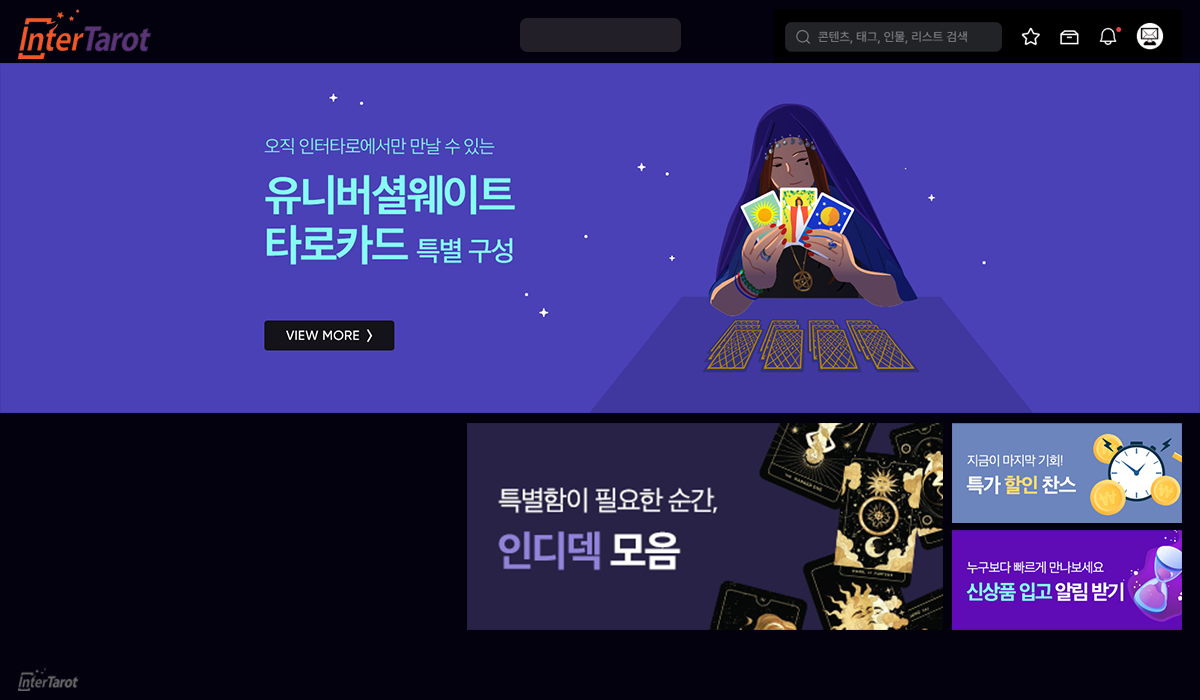
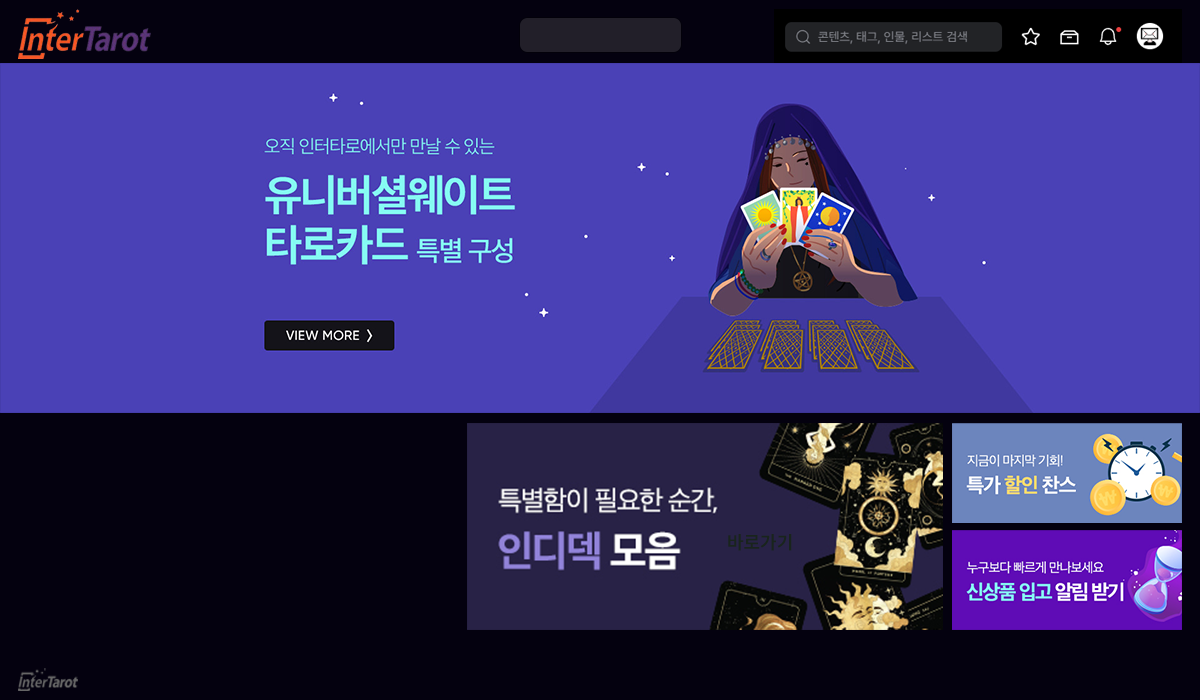
Revision of a layered 1200 x 700 image; what changed, layer by layer:
added layer "바로가기" above "sub01" over <box>728,534,792,551</box>
